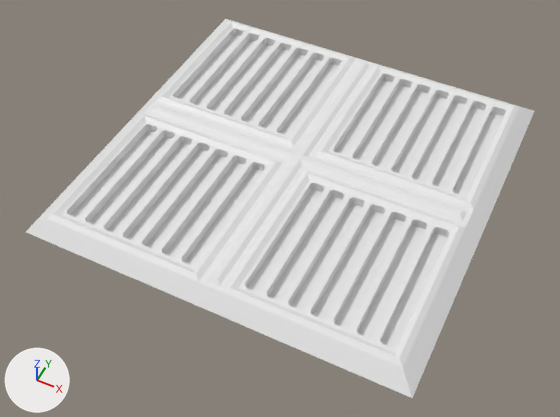
Renders of the Blender file Tohet/Assets/Models/Floortile3.blend from each side of a commit.
Before and after are seen from a 50 mm camera at (1.81, -3.95, 4.36) aimed at (-0.01, -0.31, -0.19). The axes (+X, +Y, +Z) are drawn at lower left. The lights are the same throughout.

The scene before the commit, as lines of its bpy script (objects in view):
```python
me_plane = bpy.data.meshes.new('Plane')
me_plane.from_pydata(...)  # 88 vertices, 86 faces; spans x -1.5..1.5, y -1.5..1.5, z 0.0..0.11
ob_plane = bpy.data.objects.new('Plane', me_plane)
ob_plane.location = (0.0, 0.0, 0.0)
_m = ob_plane.modifiers.new('Bevel', 'BEVEL')
_m.width = 0.03
_m.width_pct = 0.03
_m.limit_method = 'WEIGHT'
_m = ob_plane.modifiers.new('Boolean.002', 'BOOLEAN')
_m.object = ob_plane_001
_m.solver = 'FLOAT'
```
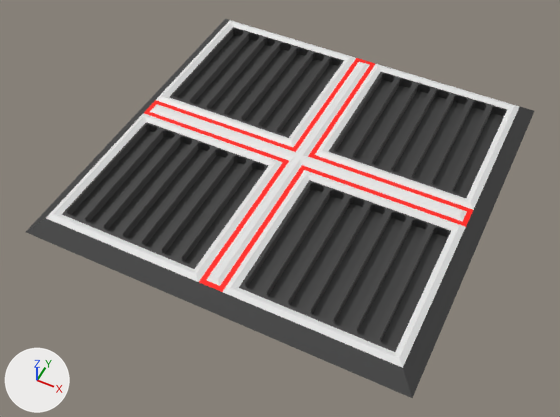
Pixel boxes (x1, y1, x2, y2) of what changed, in the pictures (560 x 417 px):
part 1 of me_plane, recoloured (white to grey): (328, 60, 534, 241) in both
part 2 of me_plane, recoloured (white to grey): (134, 19, 356, 138) in both
part 3 of me_plane, recoloured (white to grey): (190, 180, 479, 398) in both
part 4 of me_plane, recoloured (white to grey): (26, 113, 268, 303) in both
part 5 of me_plane, recoloured (white to red): (144, 58, 473, 292) in both
part 6 of me_plane, recoloured: (144, 100, 157, 113) in both
part 7 of me_plane, recoloured: (199, 280, 222, 292) in both
part 8 of me_plane, recoloured: (357, 58, 375, 65) in both
part 9 of me_plane, recoloured: (462, 210, 473, 226) in both

The change in detail:
Material 'Glowing' (mat_glowing) is new.
Its base color is (0.8, 0.00127, 0.0) (red #e70400).
Its emission color is (0.268, 0.00442, 0.0) (red #8d0e00).
Its emission strength is 1.0.
Material 'Black' (mat_black) is new.
Its base color is (0.0741, 0.0741, 0.0741) (dark grey #4d4d4d).
Its metallic is 0.554.
Its specular ior level is 0.564.
Material 'White' (mat_white) is new.
Its base color is (0.8, 0.8, 0.8) (white #e7e7e7).
me_plane has 88 vertices, 86 faces and spans x -1.5..1.5, y -1.5..1.5, z 0.0..0.11.
me_plane is used by ob_plane; location (0.0, 0.0, 0.0).
me_plane part 1: 9 of the faces centred in x 0.0..1.44, y 0.0..1.44, z 0.0..0.09 switch from no material to mat_black (dark grey #4d4d4d).
me_plane part 2: 6 of the faces centred in x -1.44..-0.74, y 0.0..1.44, z 0.0..0.09 switch from no material to mat_black (dark grey #4d4d4d).
me_plane part 3: 6 of the faces centred in x 0.0..1.44, y -1.44..-0.74, z 0.0..0.09 switch from no material to mat_black (dark grey #4d4d4d).
me_plane part 4: 4 of the faces centred in x -1.44..-0.74, y -1.44..-0.74, z 0.0..0.09 switch from no material to mat_black (dark grey #4d4d4d).
me_plane part 5: all 8 faces centred in x -0.72..0.72, y -0.72..0.72, z 0.09 switch from no material to mat_glowing (red #e70400).
me_plane part 6: the 1 face centred in x -1.36, y 0.0, z 0.09 switches from no material to mat_glowing (red #e70400).
me_plane part 7: the 1 face centred in x 0.0, y -1.36, z 0.09 switches from no material to mat_glowing (red #e70400).
me_plane part 8: the 1 face centred in x 0.0, y 1.36, z 0.09 switches from no material to mat_glowing (red #e70400).
me_plane part 9: the 1 face centred in x 1.36, y 0.0, z 0.09 switches from no material to mat_glowing (red #e70400).
me_plane now uses material mat_white (white #e7e7e7).
